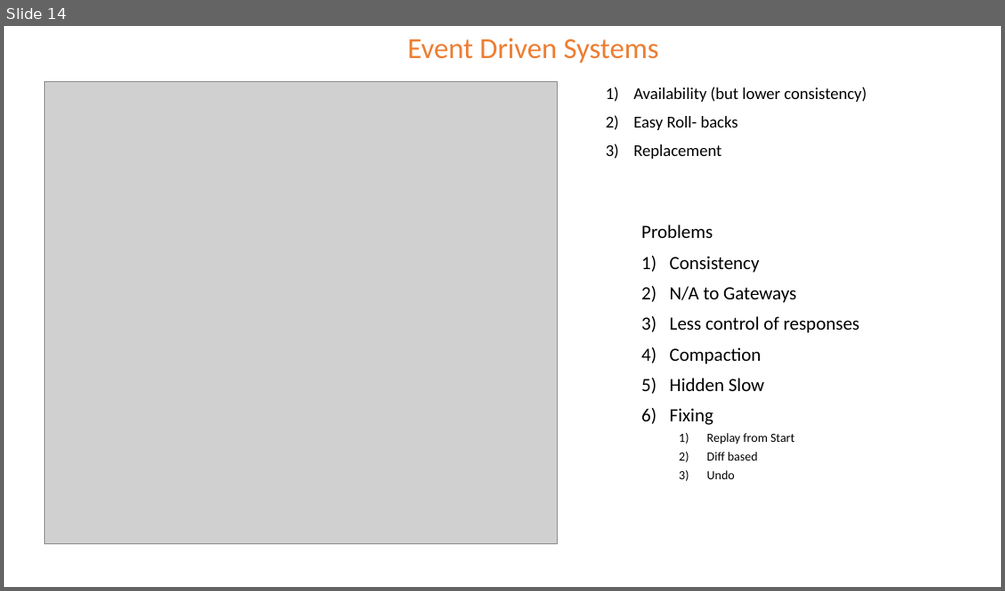
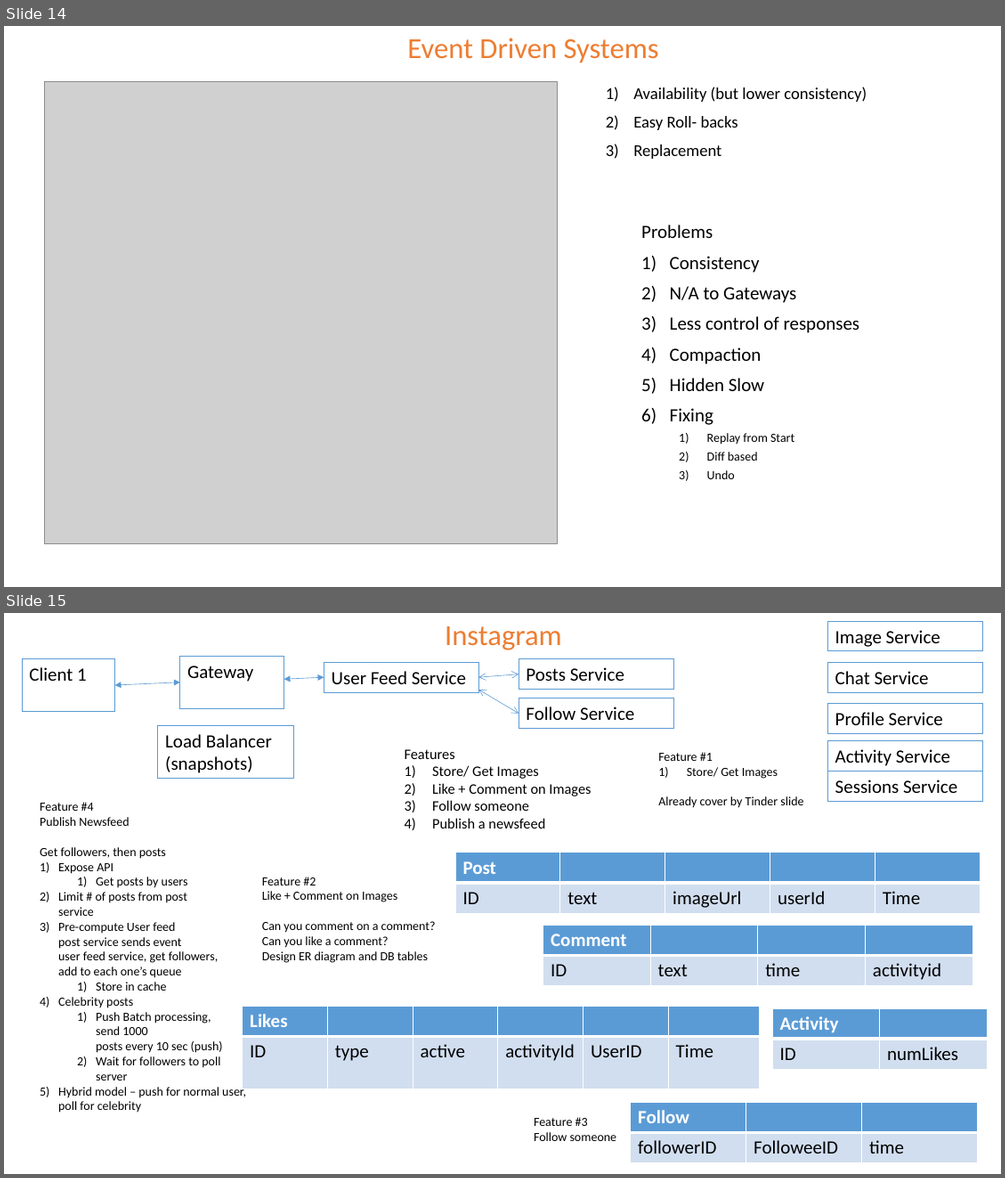
Before and after one commit to the-potato-man/Leetcode, a slide deck: design/System Design Notes.pptx. Shown one above the other, each under a label of ours: slide 14 before the commit, slides 14 and 15 after it. The pictures are 1005x591 and 1005x1178 pixels, drawn with LibreOffice and Linux fonts; fonts in the diff are those of the drawing; grey boxes stand for pictures. Boxes give left, top, right and bottom in pixels: in the first picture for what was removed or moved away, otherwise in the second. Text is boxed around its words. In the diff, an @@ line names an element or a change of style, - is before the commit and + after.

Commit message:
instagram design

```diff
--- a/design/System Design Notes.pptx
+++ b/design/System Design Notes.pptx
@@ slide 15 added at bbox=[4, 613, 1001, 1174], background #FFFFFF @@
@@ text added at bbox=[445, 626, 562, 650], 28 pt, text #ED7D31 @@
+Instagram
@@ rectangle added at bbox=[828, 621, 983, 651], outline #5B9BD5 0.75 pt, 18 pt, text #000000 @@
+Image Service
@@ rectangle added at bbox=[22, 658, 114, 712], outline #5B9BD5 0.75 pt, 18 pt, text #000000 @@
+Client 1
@@ rectangle added at bbox=[180, 656, 284, 709], outline #5B9BD5 0.75 pt, 18 pt, text #000000 @@
+Gateway
@@ rectangle added at bbox=[324, 662, 479, 692], outline #5B9BD5 0.75 pt, 18 pt, text #000000 @@
+User Feed Service
@@ rectangle added at bbox=[518, 659, 673, 690], outline #5B9BD5 0.75 pt, 18 pt, text #000000 @@
+Posts Service
@@ rectangle added at bbox=[828, 662, 983, 692], outline #5B9BD5 0.75 pt, 18 pt, text #000000 @@
+Chat Service
@@ double arrow added from (114, 685) to (180, 682), #5B9BD5 0.5 pt @@
@@ double arrow added from (283, 679) to (324, 677), #5B9BD5 0.5 pt @@
@@ double arrow added from (479, 677) to (518, 674), #5B9BD5 0.5 pt @@
@@ double arrow added from (479, 690) to (518, 714), #5B9BD5 0.5 pt @@
@@ rectangle added at bbox=[518, 698, 673, 728], outline #5B9BD5 0.75 pt, 18 pt, text #000000 @@
+Follow Service
@@ rectangle added at bbox=[828, 704, 983, 733], outline #5B9BD5 0.75 pt, 18 pt, text #000000 @@
+Profile Service
@@ rectangle added at bbox=[158, 725, 294, 779], outline #5B9BD5 0.75 pt, 18 pt, text #000000 @@
+Load Balancer
+(snapshots)
@@ rectangle added at bbox=[828, 741, 983, 771], outline #5B9BD5 0.75 pt, 18 pt, text #000000 @@
+Activity Service
@@ text added at bbox=[404, 749, 591, 828], 14 pt, text #000000 @@
+Features
+1) Store/ Get Images
+2) Like + Comment on Images
+3) Follow someone
+4) Publish a newsfeed
@@ text added at bbox=[658, 753, 803, 808], 12 pt, text #000000 @@
+Feature #1
+1) Store/ Get Images
+Already cover by Tinder slide
@@ rectangle added at bbox=[828, 771, 983, 802], outline #5B9BD5 0.75 pt, 18 pt, text #000000 @@
+Sessions Service
@@ text added at bbox=[40, 802, 246, 1112], 12 pt, text #000000 @@
+Feature #4
+Publish Newsfeed
+Get followers, then posts
+1) Expose API
+  1) Get posts by users
+2) Limit # of posts from post
+   service
+3) Pre-compute User feed
+   post service sends event
+   user feed service, get followers,
+   add to each one’s queue
+  1) Store in cache
+4) Celebrity posts
+  1) Push Batch processing,
+     send 1000
+     posts every 10 sec (push)
+  2) Wait for followers to poll
+     server
+5) Hybrid model – push for normal user,
+   poll for celebrity
@@ table added at bbox=[455, 852, 979, 913], 2 rows, 5 columns @@
+Post |  |  |  | 
+ID | text | imageUrl | userId | Time
@@ text added at bbox=[262, 876, 436, 963], 12 pt, text #000000 @@
+Feature #2
+Like + Comment on Images
+Can you comment on a comment?
+Can you like a comment?
+Design ER diagram and DB tables
@@ table added at bbox=[543, 925, 974, 985], 2 rows, 4 columns @@
+Comment |  |  | 
+ID | text | time | activityid
@@ table added at bbox=[243, 1005, 760, 1088], 2 rows, 6 columns @@
+Likes |  |  |  |  | 
+ID | type | active | activityId | UserID | Time
@@ table added at bbox=[773, 1008, 988, 1070], 2 rows, 2 columns @@
+Activity | 
+ID | numLikes
@@ text added at bbox=[534, 1117, 617, 1141], 12 pt, text #000000 @@
+Feature #3
+Follow someone
@@ table added at bbox=[631, 1102, 979, 1163], 2 rows, 3 columns @@
+Follow |  | 
+followerID | FolloweeID | time
```
